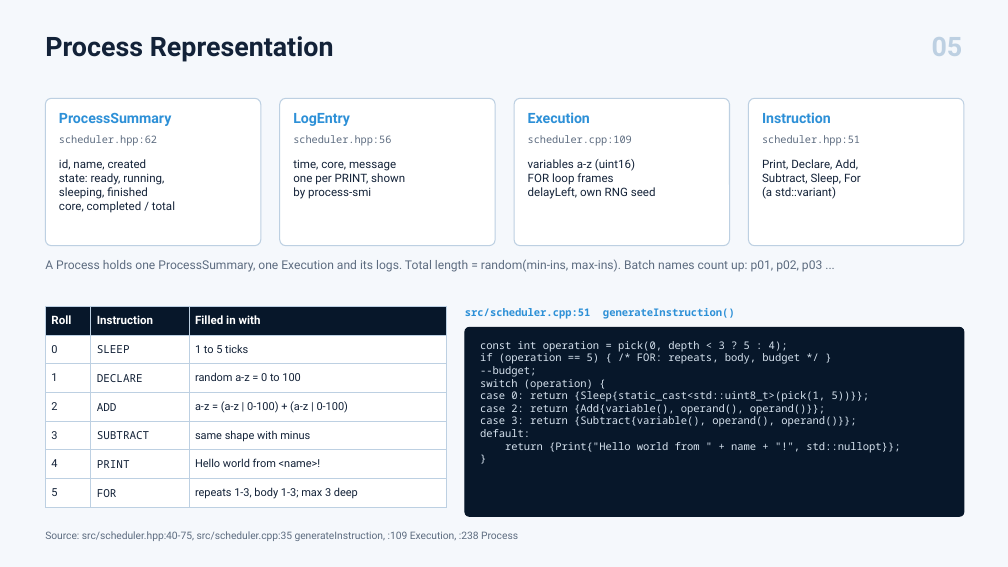
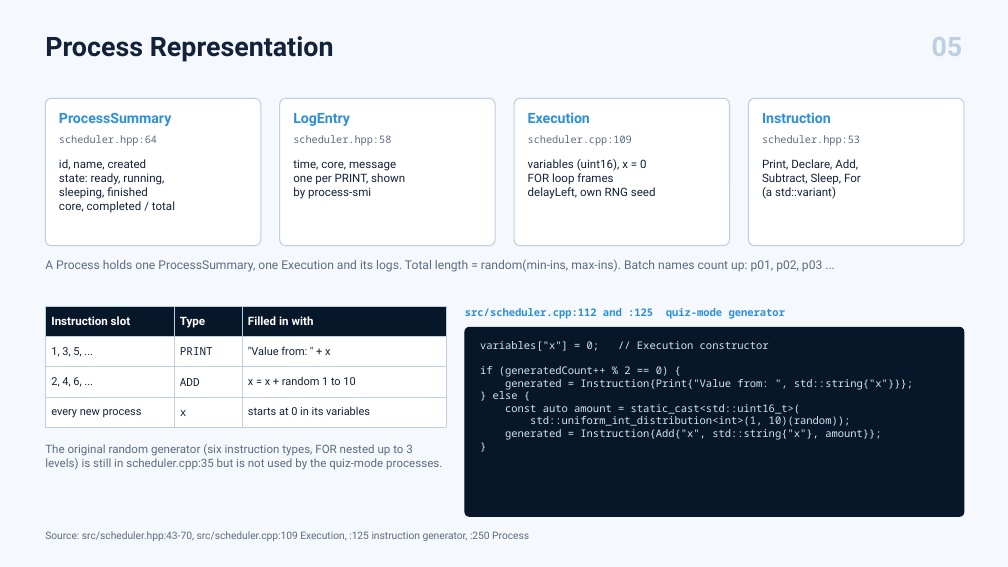
Before and after one commit to zuraxy/CSOPESY2, a slide deck: slide 5 of ACTUAL Submission - MO1 - Process Multiplexer and CLI/PPT/PPT - ACTUAL Submission - MO1 - Process Multiplexer and CLI.pptx. Drawn at 1008x567 pixels with LibreOffice and Linux fonts; fonts in the diff are those of the drawing. Boxes give left, top, right and bottom in pixels: in the first picture for what was removed or moved away, otherwise in the second. Text is boxed around its words. In the diff, an @@ line names an element or a change of style, - is before the commit and + after.

Commit message:
feat: final push for ACTUAL Submission - MO1 - Process Multiplexer and CLI

```diff
--- a/ACTUAL Submission - MO1 - Process Multiplexer and CLI/PPT/PPT - ACTUAL Submission - MO1 - Process Multiplexer and CLI.pptx
+++ b/ACTUAL Submission - MO1 - Process Multiplexer and CLI/PPT/PPT - ACTUAL Submission - MO1 - Process Multiplexer and CLI.pptx
@@ text at [59, 135, 157, 146]: text changed @@
-scheduler.hpp:62
+scheduler.hpp:64
@@ text at [293, 135, 391, 146]: text changed @@
-scheduler.hpp:56
+scheduler.hpp:58
@@ text at [762, 135, 860, 146]: text changed @@
-scheduler.hpp:51
+scheduler.hpp:53
@@ text at [528, 159, 646, 171]: text changed @@
-variables a-z (uint16)
+variables (uint16), x = 0
@@ table at [45, 306, 446, 422] @@
-row 1: Roll | Instruction | Filled in with
-row 2: 0 | SLEEP | 1 to 5 ticks
-row 3: 1 | DECLARE | random a-z = 0 to 100
-row 4: 2 | ADD | a-z = (a-z | 0-100) + (a-z | 0-100)
-row 5: 3 | SUBTRACT | same shape with minus
-row 6: 4 | PRINT | Hello world from <name>!
-row 7: 5 | FOR | repeats 1-3, body 1-3; max 3 deep
+row 1: Instruction slot | Type | Filled in with
+row 2: 1, 3, 5, ... | PRINT | "Value from: " + x
+row 3: 2, 4, 6, ... | ADD | x = x + random 1 to 10
+row 4: every new process | x | starts at 0 in its variables
@@ text at [465, 308, 786, 319]: text changed @@
-src/scheduler.cpp:51 generateInstruction()
+src/scheduler.cpp:112 and :125 quiz-mode generator
@@ text at [480, 341, 913, 440]: text changed @@
-const int operation = pick(0, depth < 3 ? 5 : 4);
-if (operation == 5) { /* FOR: repeats, body, budget */ }
---budget;
-switch (operation) {
-case 0: return {Sleep{static_cast<std::uint8_t>(pick(1, 5))}};
-case 2: return {Add{variable(), operand(), operand()}};
-case 3: return {Subtract{variable(), operand(), operand()}};
-default:
-return {Print{"Hello world from " + name + "!", std::nullopt}};
+variables["x"] = 0; // Execution constructor
+if (generatedCount++ % 2 == 0) {
+generated = Instruction{Print{"Value from: ", std::string{"x"}}};
+} else {
+const auto amount = static_cast<std::uint16_t>(
+std::uniform_int_distribution<int>(1, 10)(random));
+generated = Instruction{Add{"x", std::string{"x"}, amount}};
@@ text added at [45, 444, 442, 470], 11 pt, text #5D6C80 @@
+The original random generator (six instruction types, FOR nested up to 3 levels) is still in scheduler.cpp:35 but is not used by the quiz-mode processes.
@@ text at [45, 531, 529, 541]: text changed @@
-Source: src/scheduler.hpp:40-75, src/scheduler.cpp:35 generateInstruction, :109 Execution, :238 Process
+Source: src/scheduler.hpp:43-70, src/scheduler.cpp:109 Execution, :125 instruction generator, :250 Process
```
Also in this commit, not shown: 4 other slides changed, 14 other files.
